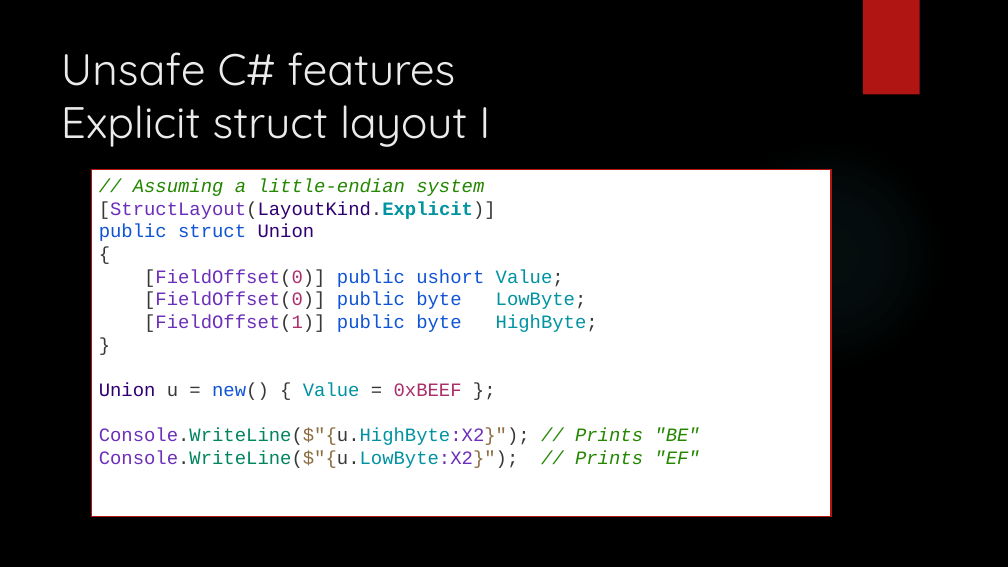
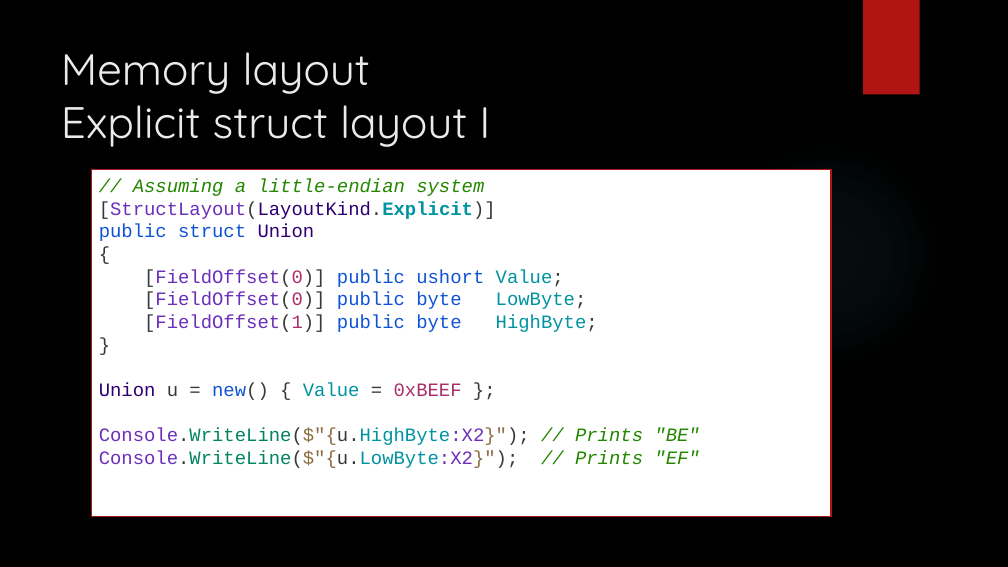
Before and after one commit to dennisdietrich/UnsafeCSharp, a slide deck: slide 17 of doc/Introduction to unsafe C#.pptx (slide 15 before the commit). Drawn at 1008x567 pixels with LibreOffice and Linux fonts; fonts in the diff are those of the drawing; background and template pictures are left out. Boxes give left, top, right and bottom in pixels: in the first picture for what was removed or moved away, otherwise in the second. Text is boxed around its words. In the diff, an @@ line names an element or a change of style, - is before the commit and + after.

```diff
--- a/doc/Introduction to unsafe C#.pptx
+++ b/doc/Introduction to unsafe C#.pptx
@@ title at box(61, 52, 490, 147): text changed @@
-Unsafe C# features
-Explicit struct layout I
+Memory layout
+Explicit struct layout I
```
Also in this commit, not shown: 2 other slides changed, 2 slides added, 2 other files.
